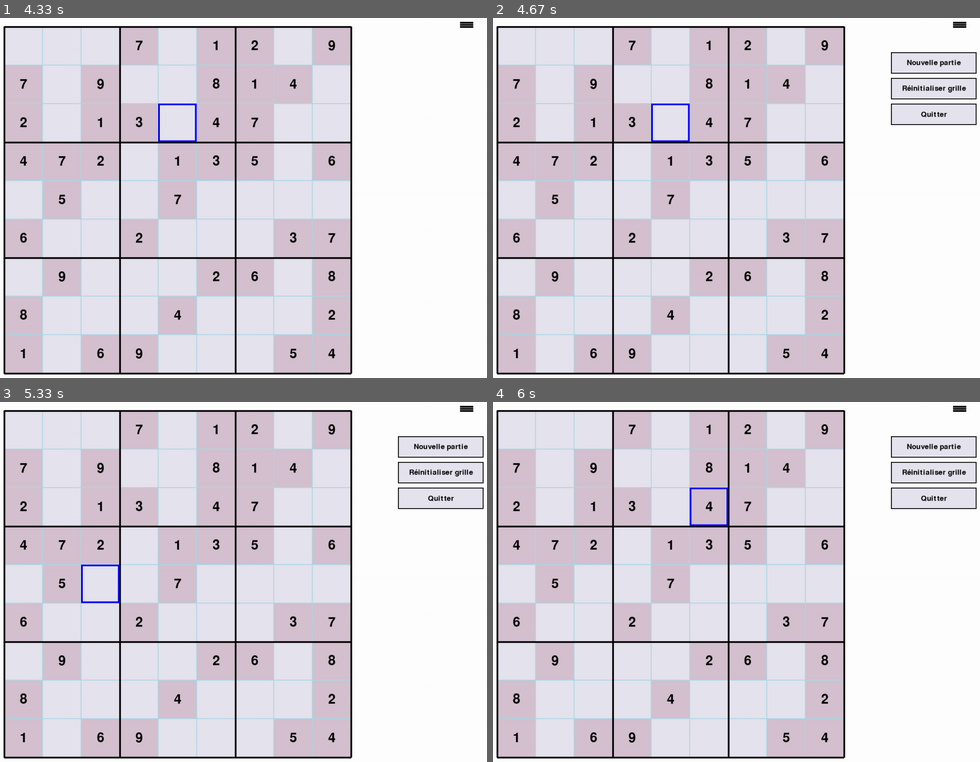
Above: before the commit, frames 1-4 (two rows, left to right).
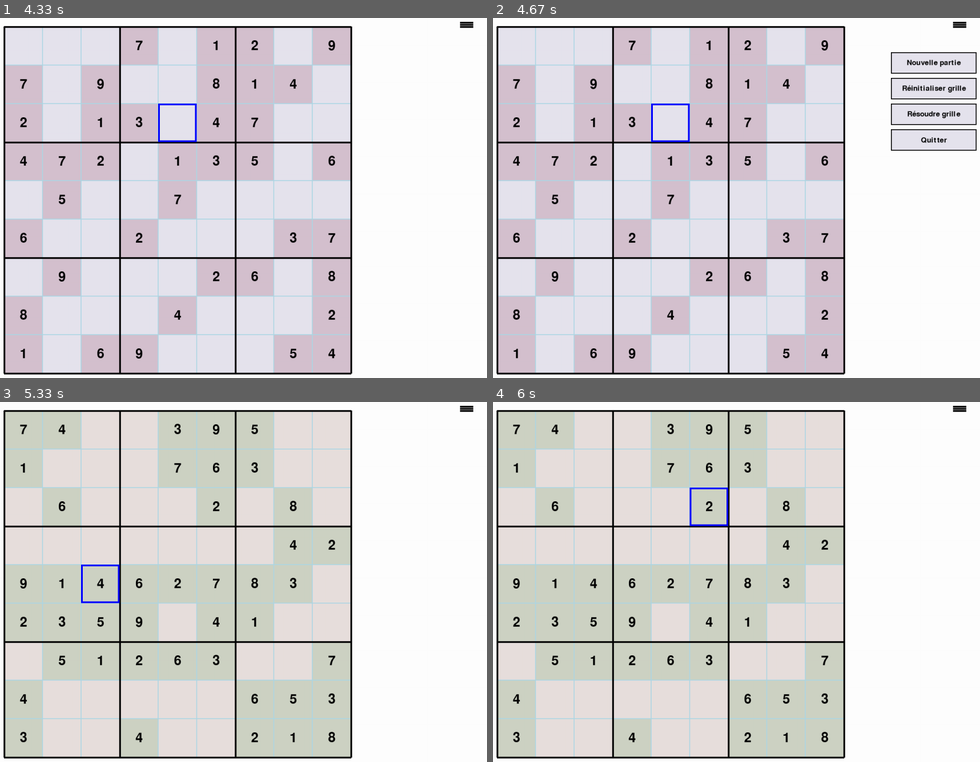
Above: after the commit, the same moments.

Repository: blues1961/sudoku
Game: pygame game, started from sudokupygame.py
The game is run twice, just before and just after one commit, with the same random seed, the same clock (stepped at 60 frames per second) and the same inputs.
Inputs (mouse positions are in pixels of both pictures, inside the frame that each line leads up to):
- Up to frame 1 (4.33 s): press the mouse at (102, 198) at 0.37 s; move the mouse to (92, 172) at 0.47 s; release the mouse at (82, 144) at 0.6 s; press the mouse at (102, 82) at 0.7 s; move the mouse to (189, 183) at 0.8 s; release the mouse at (282, 284) at 0.93 s; press the mouse at (175, 46) at 1.03 s; move the mouse to (175, 82) at 1.13 s; release the mouse at (170, 122) at 1.27 s; press the mouse at (102, 46) at 1.37 s; move the mouse to (146, 154) at 1.47 s; release the mouse at (194, 262) at 1.6 s; press the mouse at (63, 162) at 1.7 s; move the mouse to (87, 190) at 1.8 s; release the mouse at (116, 219) at 1.93 s; press the mouse at (24, 198) at 2.03 s; move the mouse to (228, 129) at 2.13 s; release the mouse at (438, 61) at 2.27 s; press the mouse at (214, 122) at 2.37 s; move the mouse to (146, 118) at 2.47 s; release the mouse at (77, 115) at 2.6 s; press the mouse at (102, 198) at 2.7 s; move the mouse to (214, 151) at 2.8 s; release the mouse at (331, 100) at 2.93 s; press the mouse at (253, 122) at 3.03 s; move the mouse to (233, 219) at 3.13 s; release the mouse at (214, 320) at 3.27 s; press the mouse at (136, 82) at 3.37 s; move the mouse to (107, 129) at 3.47 s; release the mouse at (73, 176) at 3.6 s; press the mouse at (24, 198) at 3.7 s; move the mouse to (214, 198) at 3.8 s; release the mouse at (409, 194) at 3.93 s; press the mouse at (175, 122) at 4.03 s; move the mouse to (287, 198) at 4.13 s; release the mouse at (399, 270) at 4.27 s
- Up to frame 2 (4.67 s): press the mouse at (960, 25) at 4.37 s; move the mouse to (863, 129) at 4.47 s; release the mouse at (770, 234) at 4.6 s
- Up to frame 3 (5.33 s): click "Nouvelle partie" at 4.72 s; press the mouse at (102, 582) at 5.03 s; move the mouse to (175, 621) at 5.13 s; release the mouse at (248, 661) at 5.27 s
- Up to frame 4 (6 s): press the mouse at (629, 466) at 5.37 s; move the mouse to (629, 589) at 5.47 s; release the mouse at (629, 708) at 5.6 s; press the mouse at (707, 506) at 5.7 s; move the mouse to (721, 517) at 5.8 s; release the mouse at (731, 531) at 5.93 s

Frame 1 is identical in both runs. In frame 2, 1.2% of the frame differs, in the area x 81-100%, y 25-37%; in frame 3, 37%; in frame 4, 37%, in the area x 1-100%, y 2-99%.

Commit message:
ajouter options nouvelle partie et resoudre grille

Diff:
--- a/sudokupygame.py
+++ b/sudokupygame.py
@@ -53,6 +53,7 @@
         self.menu_options = [
             {'text': 'Nouvelle partie', 'action': self.start_new_game},
             {'text': 'Réinitialiser grille', 'action': self.reinitialize_grid},
+            {'text': 'Résoudre grille','action':self.solve_grid},
             {'text': 'Quitter', 'action': quit}
         ]  # Options de menu avec leur texte et action associée
         self.menu_option_rects = []  # Liste de rectangles pour les options de menu
@@ -233,7 +234,9 @@
             self.draw_board()
 
     def start_new_game(self):
-        pass
+        grid,solution = generate_sudoku()
+        self.__init__(grid,solution)
+
 
     def reinitialize_grid(self):
         for cell in self.cells:
@@ -242,6 +245,12 @@
                 cell['candidate']=""
 
 
+    def solve_grid(self):
+        current_grid = [[0 for _ in range(9)] for _ in range(9)]
+        for cell in self.cells:
+            current_grid[cell["row"]][cell["col"]] = cell['value']
+        self.board=solve(current_grid)
+        self.create_widgets()
 
 
 
